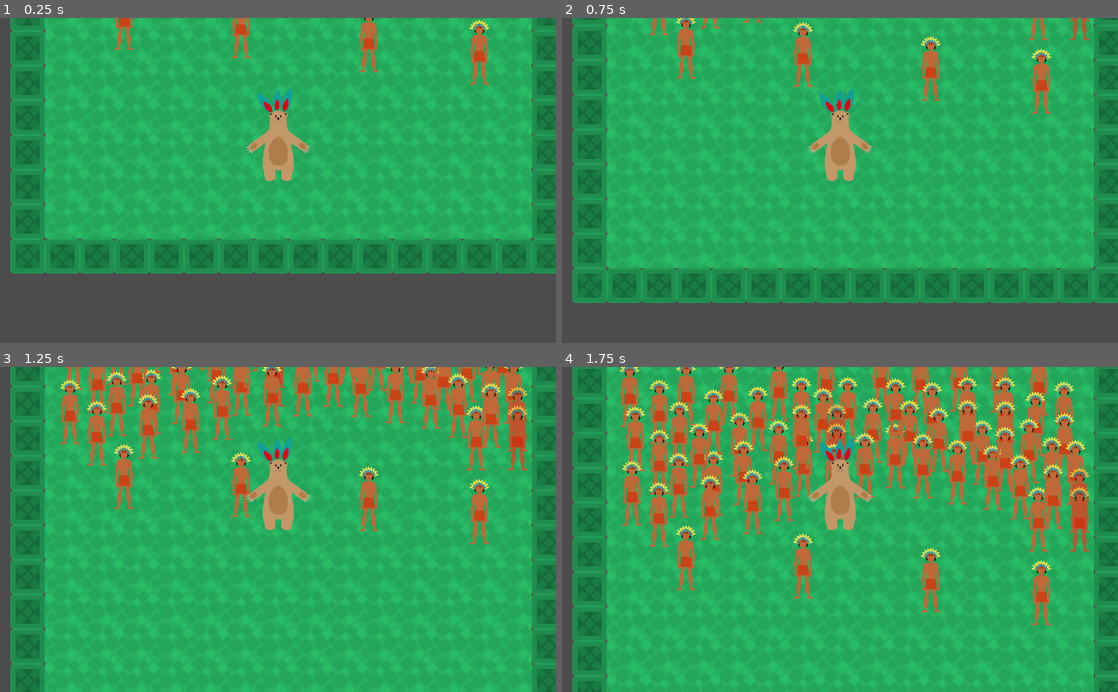
Above: before the commit, frames 1-4 (two rows, left to right).
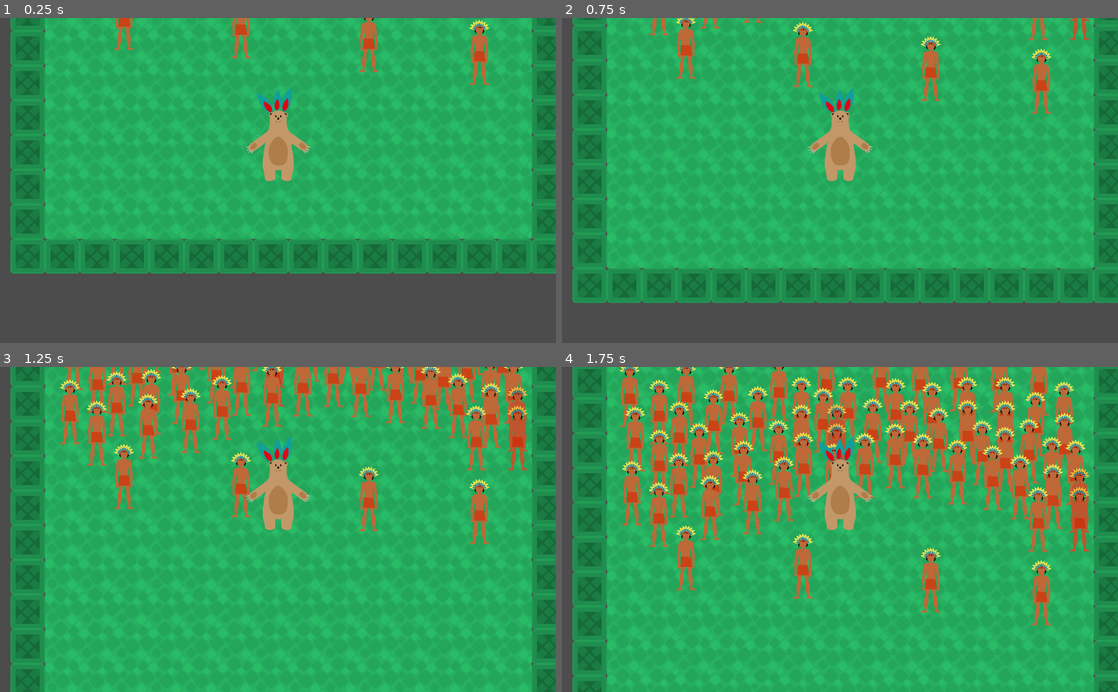
Above: after the commit, the same moments.

Repository: lendroit/welcome_thomas
Game: Godot game, scene res://World.tscn
Same seed, same stepped clock (60 frames per second), same inputs: the game is played once before the commit and once after it.
Inputs:
- Up to frame 1 (0.25 s): no input
- Up to frame 2 (0.75 s): tap Enter (ui_accept) at 0.5 s; hold Up (ui_up) from 0.53 s (still down)
- Up to frame 3 (1.25 s): keep holding Up (ui_up); tap Enter (ui_accept) at 0.77 s
- Up to frame 4 (1.75 s): keep holding Up (ui_up); tap Enter (ui_accept) at 1.52 s

Frames 1-2 are identical in both runs. In frame 3, less than 0.1% of the frame differs, in the area x 25-88%, y 0-15%; in frame 4, 0.2%, in the area x 25-88%, y 17-40%.

Commit message:
feature: Mayans are in a YSort

Diff:
--- a/World.tscn
+++ b/World.tscn
@@ -23,7 +23,7 @@
 [node name="Camera2D" type="Camera2D" parent="Player"]
 current = true
 
-[node name="Node2D" type="Node2D" parent="."]
+[node name="Node2D" type="YSort" parent="."]
 
 [node name="Mayan2" parent="Node2D" instance=ExtResource( 4 )]
 position = Vector2( 904.588, 508.468 )
